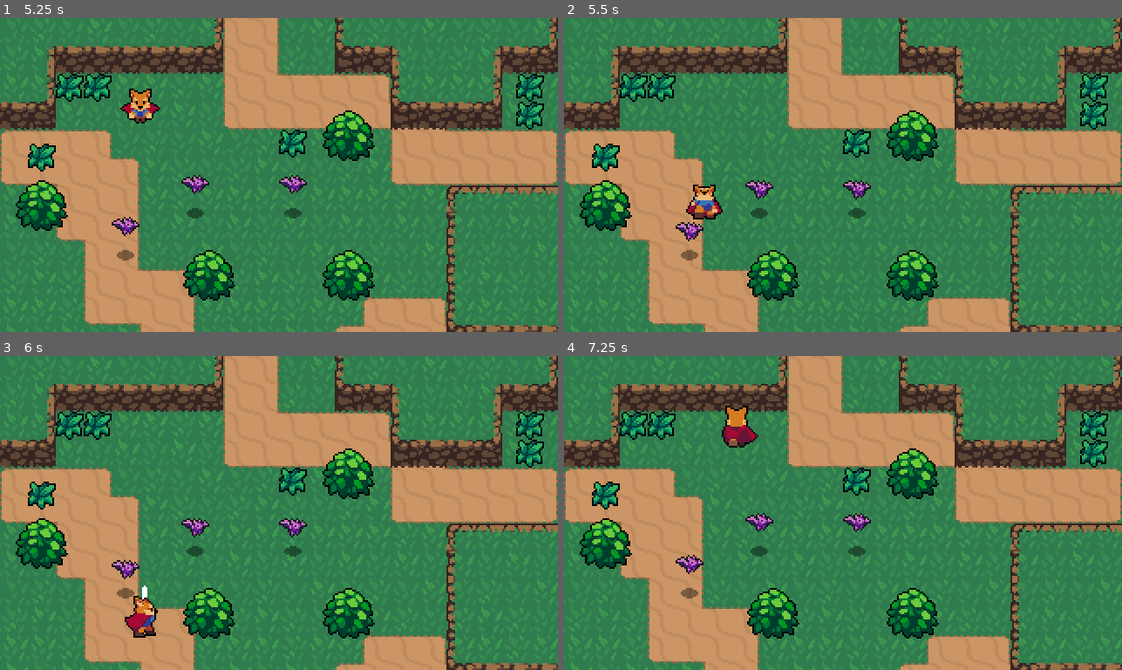
Above: before the commit, frames 1-4 (two rows, left to right).
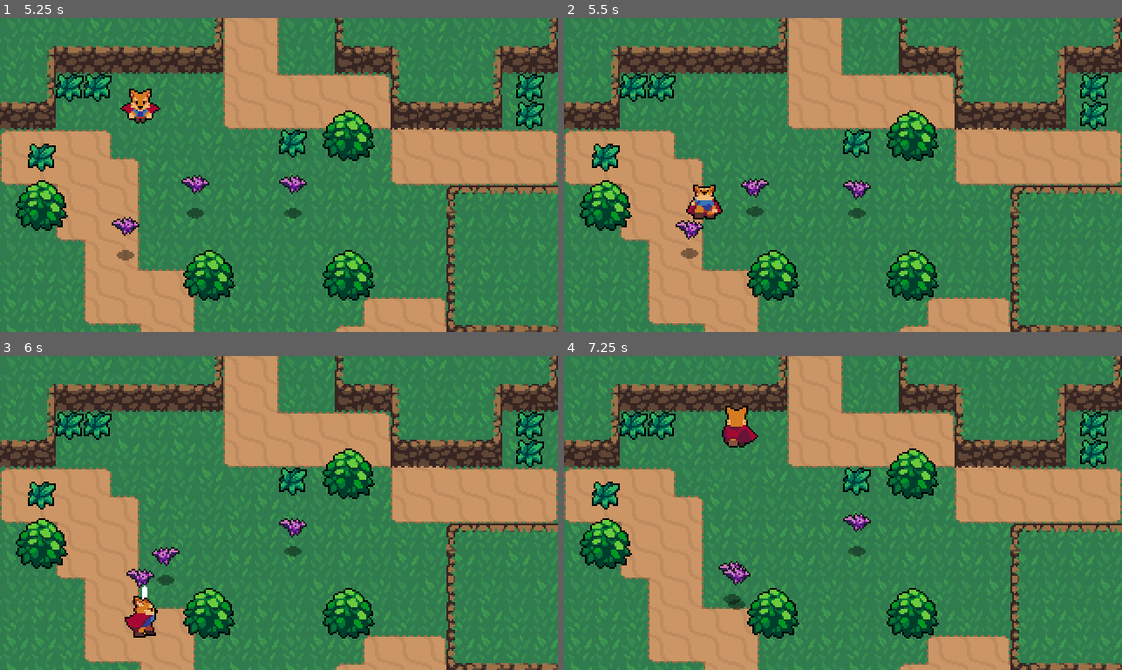
Above: after the commit, the same moments.

Repository: mateusroriz/ActionRPGtutorialseries
Game: Godot game, scene res://World.tscn
Same seed, same stepped clock (60 frames per second), same inputs: the game is played once before the commit and once after it.
Inputs:
- Up to frame 1 (5.25 s): hold Right (ui_right) 0.53-1.28 s; tap K (Roll_input) every 1.5 s from 0.6 to 5.1 s; hold Down (ui_down) 1.28-2.03 s; tap Space (attack_input) at 1.35, 2.85, 4.35 s; hold Right (ui_right) 2.03-2.78 s; hold Up (ui_up) 2.78-3.53 s; hold Left (ui_left) 3.53-5.03 s; hold Down (ui_down) from 5.03 s (still down)
- Up to frame 2 (5.5 s): keep holding Down (ui_down)
- Up to frame 3 (6 s): release Down (ui_down) at 5.78 s; hold Right (ui_right) from 5.78 s (still down); tap Space (attack_input) at 5.85 s
- Up to frame 4 (7.25 s): release Right (ui_right) at 6.53 s; hold Up (ui_up) from 6.53 s (still down); tap K (Roll_input) at 6.6 s

Frame 1 is identical in both runs. In frame 2, 0.4% of the frame differs, in the area x 20-38%, y 51-78%; in frame 3, 0.9%, in the area x 20-38%, y 51-80%; in frame 4, 0.9%.

Commit message:
adding Basic chase state and idle state to bat enemy

Diff:
--- /dev/null
+++ b/Effects/HitEffect.tscn
@@ -0,0 +1,27 @@
+[gd_scene load_steps=6 format=2]
+
+[ext_resource path="res://Effects/HitEffect.png" type="Texture" id=1]
+[ext_resource path="res://Effects/Effect.gd" type="Script" id=2]
+
+[sub_resource type="AtlasTexture" id=1]
+atlas = ExtResource( 1 )
+region = Rect2( 0, 0, 24, 24 )
+
+[sub_resource type="AtlasTexture" id=2]
+atlas = ExtResource( 1 )
+region = Rect2( 24, 0, 24, 24 )
+
+[sub_resource type="SpriteFrames" id=3]
+animations = [ {
+"frames": [ SubResource( 1 ), SubResource( 2 ) ],
+"loop": true,
+"name": "Animate",
+"speed": 15.0
+} ]
+
+[node name="HitEffect" type="AnimatedSprite"]
+frames = SubResource( 3 )
+animation = "Animate"
+frame = 1
+offset = Vector2( 0, -8 )
+script = ExtResource( 2 )
--- a/Enemies/Bat.gd
+++ b/Enemies/Bat.gd
@@ -2,13 +2,49 @@
 
 const EnemyDeathEffect = preload("res://Effects/EnemyDeathEffect.tscn")
 
+export var ACCELERATION = 300
+export var MAX_SPEED = 50
+export var FRICTION = 200
+
+enum{
+	IDLE,
+	WANDER,
+	CHASE
+}
+
+var velocity = Vector2.ZERO
 var knockback = Vector2.ZERO
 
+var state = CHASE
+
+onready var sprite = $AnimatedSprite
 onready var stats = $Stats
+onready var playerDetectionZone = $PlayerDetectionZone
 
 func _physics_process(delta):
-	knockback = knockback.move_toward(Vector2.ZERO, 200 * delta)
+	knockback = knockback.move_toward(Vector2.ZERO, FRICTION * delta)
 	knockback = move_and_slide(knockback)
+
+	match state:
+		IDLE:
+			velocity = velocity.move_toward(Vector2.ZERO, FRICTION * delta)
+			seek_player()
+		WANDER:
+			pass
+		CHASE:
+			var player = playerDetectionZone.player
+			if player != null:
+				var direction = (player.global_position - global_position).normalized() #getting the difference in position between player and enemy
+				velocity = velocity.move_toward(direction * MAX_SPEED, ACCELERATION * delta)
+			else:
+				state = IDLE #if player is not on range go back to idle
+			sprite.flip_h = velocity.x < 0
+
+	velocity = move_and_slide(velocity)
+
+func seek_player():
+	if playerDetectionZone.can_see_player():
+		state = CHASE
 
 func _on_Hurtbox_area_entered(area):
 	stats.health -= area.damage
--- a/Enemies/Bat.tscn
+++ b/Enemies/Bat.tscn
@@ -1,10 +1,11 @@
-[gd_scene load_steps=14 format=2]
+[gd_scene load_steps=16 format=2]
 
 [ext_resource path="res://Enemies/Bat.png" type="Texture" id=1]
 [ext_resource path="res://Shadows/SmallShadow.png" type="Texture" id=2]
 [ext_resource path="res://Overlap/Hurtbox.tscn" type="PackedScene" id=3]
 [ext_resource path="res://Enemies/Bat.gd" type="Script" id=4]
 [ext_resource path="res://Stats.tscn" type="PackedScene" id=5]
+[ext_resource path="res://Enemies/PlayerDetectionZone.tscn" type="PackedScene" id=6]
 
 [sub_resource type="AtlasTexture" id=1]
 atlas = ExtResource( 1 )
@@ -41,6 +42,9 @@
 radius = 7.0
 height = 4.0
 
+[sub_resource type="CircleShape2D" id=9]
+radius = 41.0122
+
 [node name="Bat" type="KinematicBody2D"]
 collision_layer = 16
 script = ExtResource( 4 )
@@ -66,5 +70,13 @@
 
 [node name="Stats" parent="." instance=ExtResource( 5 )]
 max_health = 2
+
+[node name="PlayerDetectionZone" parent="." instance=ExtResource( 6 )]
+
+[node name="CollisionShape2D" parent="PlayerDetectionZone" index="0"]
+modulate = Color( 1, 1, 1, 0.278431 )
+shape = SubResource( 9 )
 [connection signal="area_entered" from="Hurtbox" to="." method="_on_Hurtbox_area_entered"]
 [connection signal="no_health" from="Stats" to="." method="_on_Stats_no_health"]
+
+[editable path="PlayerDetectionZone"]
--- /dev/null
+++ b/Enemies/PlayerDetectionZone.gd
@@ -0,0 +1,13 @@
+extends Area2D
+
+var player = null
+
+func can_see_player():
+	return player != null #return true or false based on wheter or not is inside detection zone
+
+
+func _on_PlayerDetectionZone_body_entered(body):
+	player = body
+
+func _on_PlayerDetectionZone_body_exited(body):
+	player = null
--- /dev/null
+++ b/Enemies/PlayerDetectionZone.tscn
@@ -0,0 +1,12 @@
+[gd_scene load_steps=2 format=2]
+
+[ext_resource path="res://Enemies/PlayerDetectionZone.gd" type="Script" id=1]
+
+[node name="PlayerDetectionZone" type="Area2D"]
+collision_layer = 0
+collision_mask = 2
+script = ExtResource( 1 )
+
+[node name="CollisionShape2D" type="CollisionShape2D" parent="."]
+[connection signal="body_entered" from="." to="." method="_on_PlayerDetectionZone_body_entered"]
+[connection signal="body_exited" from="." to="." method="_on_PlayerDetectionZone_body_exited"]
--- /dev/null
+++ b/Overlap/Hurtbox.gd
@@ -0,0 +1,12 @@
+extends Area2D
+
+export(bool) var show_hit = true
+
+const HitEffect = preload("res://Effects/HitEffect.tscn")
+
+func _on_Hurtboxes_area_entered(area):
+	if show_hit:
+		var effect = HitEffect.instance()
+		var main = get_tree().current_scene
+		main.add_child(effect)
+		effect.global_position = global_position # - Vector2(0,0)
--- a/Overlap/Hurtbox.tscn
+++ b/Overlap/Hurtbox.tscn
@@ -1,7 +1,11 @@
-[gd_scene format=2]
+[gd_scene load_steps=2 format=2]
+
+[ext_resource path="res://Overlap/Hurtbox.gd" type="Script" id=1]
 
 [node name="Hurtboxes" type="Area2D"]
 collision_layer = 0
 collision_mask = 0
+script = ExtResource( 1 )
 
 [node name="CollisionShape2D" type="CollisionShape2D" parent="."]
+[connection signal="area_entered" from="." to="." method="_on_Hurtboxes_area_entered"]
--- a/World/Grass.tscn
+++ b/World/Grass.tscn
@@ -17,6 +17,7 @@
 
 [node name="Hurtbox" parent="." instance=ExtResource( 3 )]
 collision_layer = 8
+show_hit = false
 
 [node name="CollisionShape2D" parent="Hurtbox" index="0"]
 position = Vector2( 8, 8 )
